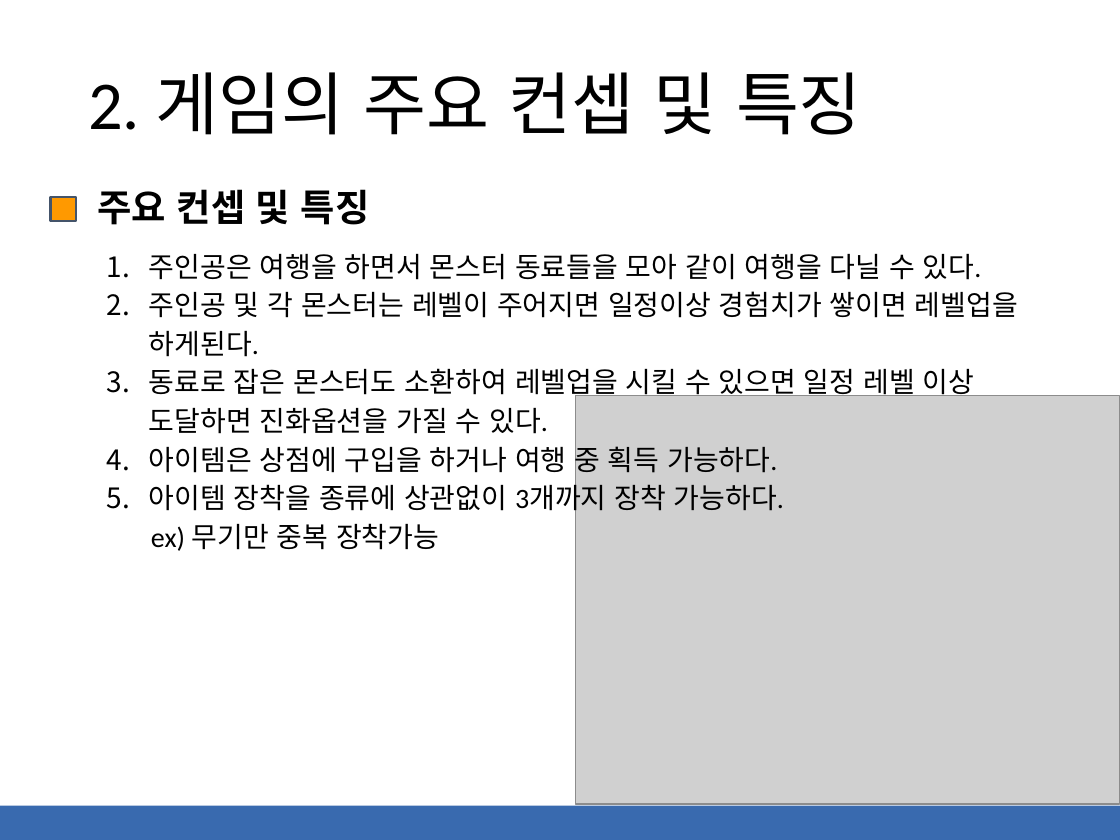
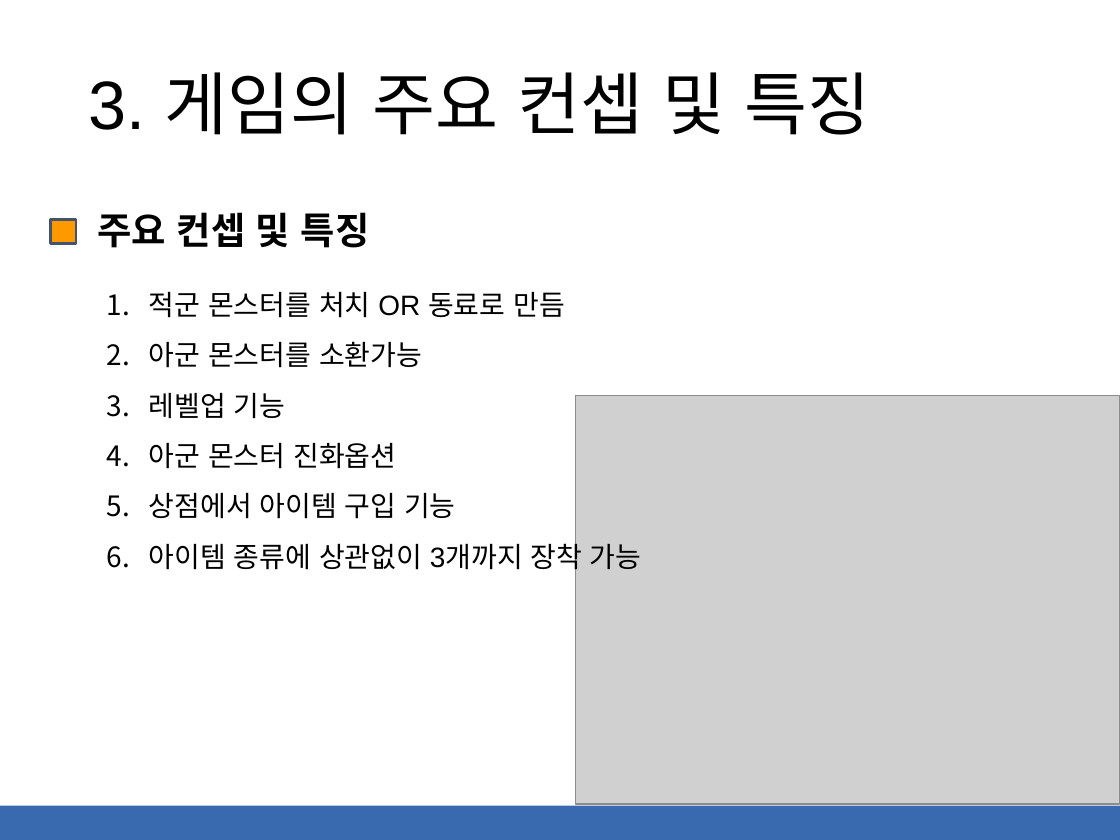
Before and after one commit to kimsibaek/cocos2d-x-work, a slide deck: slide 5 of 0000.Project/게임기획서-스피리추얼 소울2(Spiritual Soul 2).pptx (slide 4 before the commit). Drawn at 1120x840 pixels with LibreOffice and Linux fonts; fonts in the diff are those of the drawing; grey boxes stand for pictures. Boxes give left, top, right and bottom in pixels: in the first picture for what was removed or moved away, otherwise in the second. Text is boxed around its words. In the diff, an @@ line names an element or a change of style, - is before the commit and + after.

```diff
--- a/0000.Project/게임기획서-스피리추얼 소울2(Spiritual Soul 2).pptx
+++ b/0000.Project/게임기획서-스피리추얼 소울2(Spiritual Soul 2).pptx
@@ title at <box>88,72,871,135</box>: text changed; font Calibri to Arial @@
-2. 게임의 주요 컨셉 및 특징
+3. 게임의 주요 컨셉 및 특징
@@ text "주요 컨셉 및 특징": place and size @@
-text "주요 컨셉 및 특징" at <box>98,189,370,225</box>
+text "주요 컨셉 및 특징" at <box>98,212,370,248</box>
@@ text "주요 컨셉 및 특징" at <box>98,212,370,248</box>: font Calibri to Arial @@
@@ rectangle: place and size @@
-rectangle at <box>50,197,76,221</box>
+rectangle at <box>50,220,76,243</box>
@@ text at <box>149,292,642,575</box>: text changed; font Calibri to Arial @@
-1. 주인공은 여행을 하면서 몬스터 동료들을 모아 같이 여행을 다닐 수 있다.
-2. 주인공 및 각 몬스터는 레벨이 주어지면 일정이상 경험치가 쌓이면 레벨업을 하게된다.
-3. 동료로 잡은 몬스터도 소환하여 레벨업을 시킬 수 있으면 일정 레벨 이상 도달하면 진화옵션을 가질 수 있다.
-4. 아이템은 상점에 구입을 하거나 여행 중 획득 가능하다.
-5. 아이템 장착을 종류에 상관없이 3개까지 장착 가능하다.
-ex) 무기만 중복 장착가능
+1. 적군 몬스터를 처치 OR 동료로 만듬
+2. 아군 몬스터를 소환가능
+3. 레벨업 기능
+4. 아군 몬스터 진화옵션
+5. 상점에서 아이템 구입 기능
+6. 아이템 종류에 상관없이 3개까지 장착 가능
```
Also in this commit, not shown: 16 other slides changed, 6 slides added, 2 slides removed.
